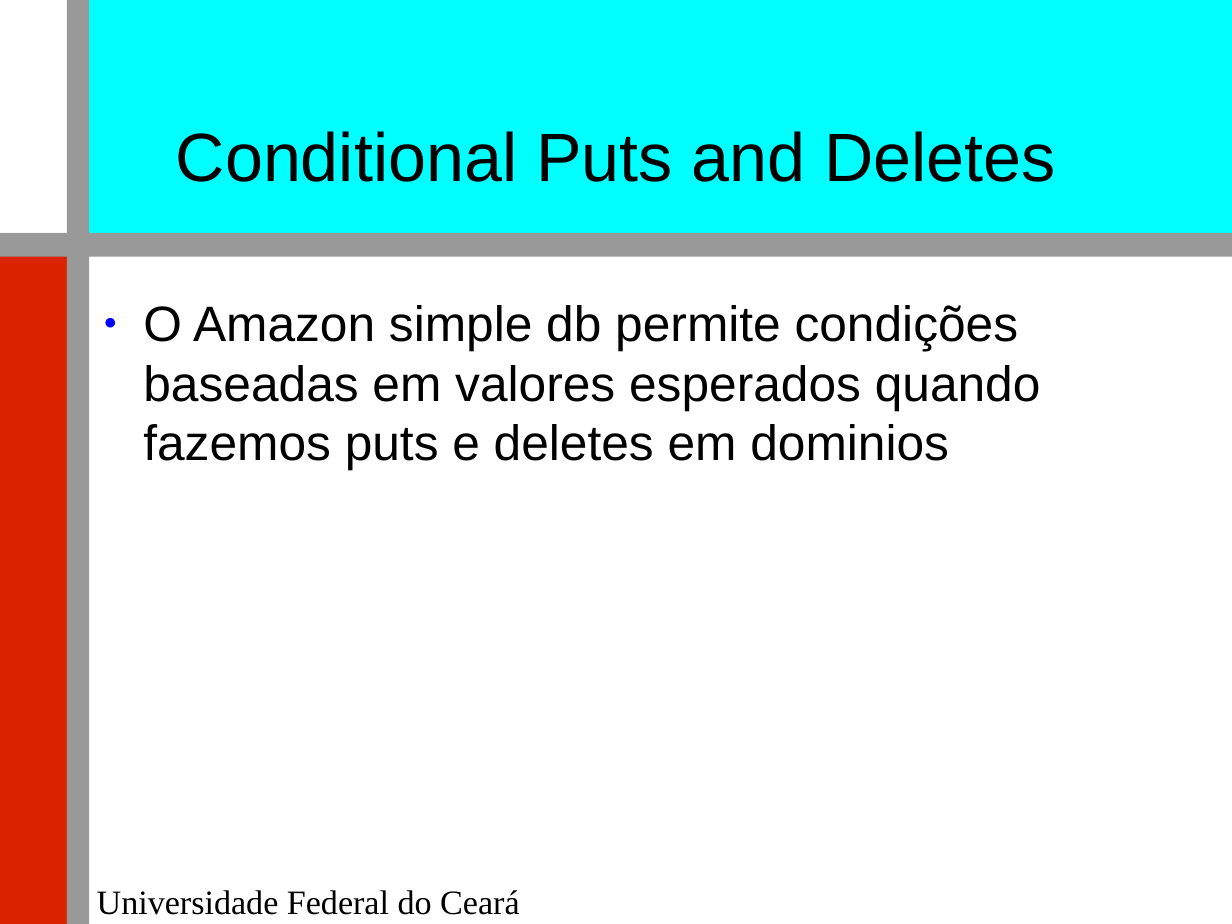
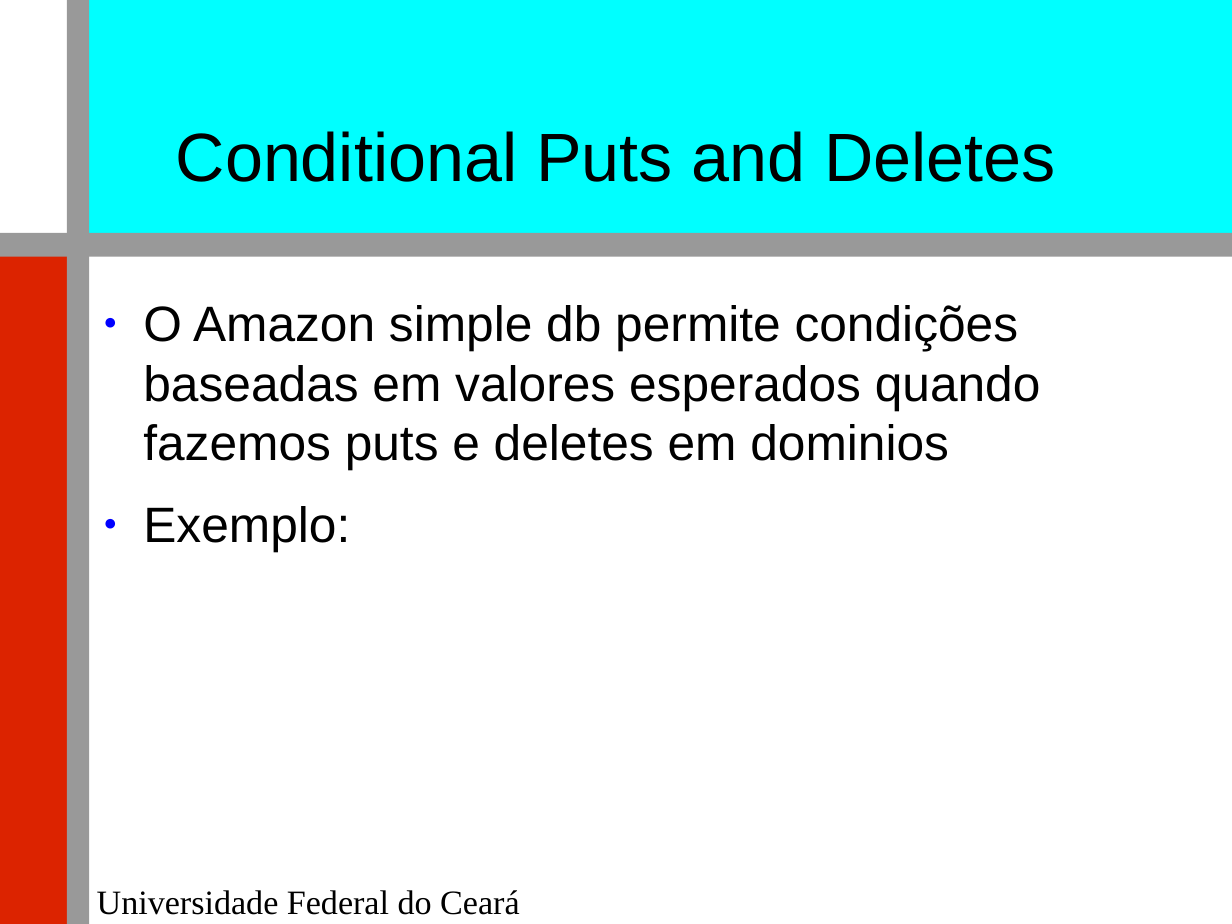
Before and after one commit to renatocjn/NoSQL_TF, a slide deck: slide 15 of Apresentação.odp. Drawn at 1232x924 pixels with LibreOffice and Linux fonts; fonts in the diff are those of the drawing; background and template pictures are left out. Boxes give left, top, right and bottom in pixels: in the first picture for what was removed or moved away, otherwise in the second. Text is boxed around its words. In the diff, an @@ line names an element or a change of style, - is before the commit and + after.

```diff
--- a/Apresentação.odp
+++ b/Apresentação.odp
@@ text at <box>143,506,350,551</box>: paragraph added @@
+● Exemplo:
```
Also in this commit, not shown: 3 other slides changed, 1 other file.
